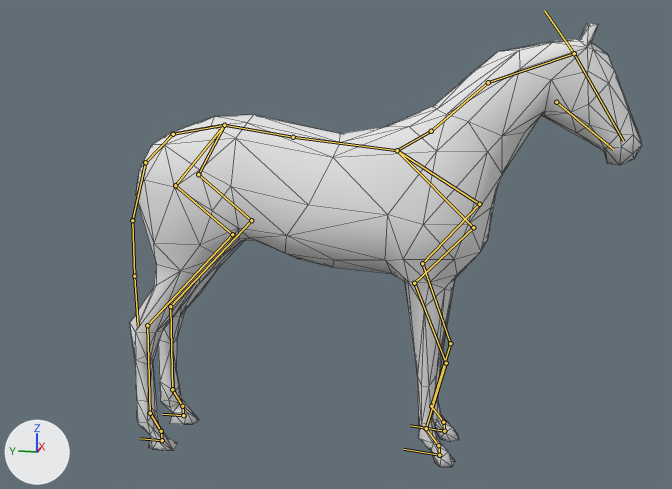
Two versions of the Blender file Assets/Models/horse_rigged.blend, one commit apart.
Rendered twice from a camera (50 mm lens) standing at (-20.81, -4.39, 4.94) and looking at (-0.14, -0.26, -0.23). Arrows for +X, +Y and +Z are at lower left; the lights stay in place. Both versions are drawn at frame 30 of the action 'JumpLeft'; the numbers are the values there. The bones that bend it are drawn over the model as lines. Mesh edges are drawn as thin lines.
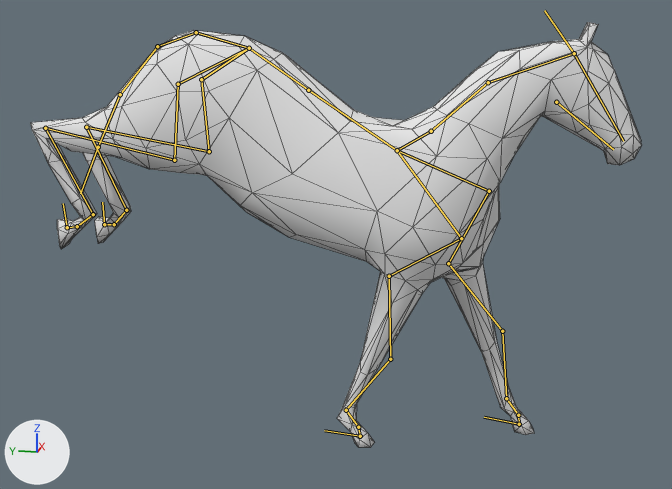
Commit message: jump ani WIP

What differs and where, as boxes [x1, y1, x2, y2] in the pictures (672 x 489 px):
'Cube', posed (19% wider)
    before: [130, 22, 642, 467]
    after: [31, 22, 642, 447]
bone 'Rückenwirbel1', root to tip
    before: (397, 150) to (293, 137)
    after: (397, 150) to (308, 90)
bone 'Rückenwirbel2', root to tip
    before: (293, 137) to (224, 125)
    after: (308, 90) to (249, 48)
bone 'Hüfte.L', root to tip
    before: (198, 174) to (251, 220)
    after: (201, 79) to (209, 151)
bone 'Oberschenkel.L', root to tip
    before: (251, 220) to (170, 306)
    after: (209, 151) to (86, 127)
bone 'Unterschenkel.L', root to tip
    before: (170, 306) to (172, 389)
    after: (86, 127) to (126, 210)
bone 'FesselHinten.L', root to tip
    before: (172, 389) to (182, 406)
    after: (126, 210) to (114, 224)
bone 'HufHinten.L', root to tip
    before: (182, 406) to (183, 415)
    after: (114, 224) to (104, 224)
bone 'Hüfte.R', root to tip
    before: (175, 185) to (232, 234)
    after: (178, 84) to (174, 160)
bone 'Oberschenkel.R', root to tip
    before: (232, 234) to (147, 325)
    after: (174, 160) to (45, 128)
bone 'Unterschenkel.R', root to tip
    before: (147, 325) to (150, 413)
    after: (45, 128) to (93, 214)
bone 'FesselHinten.R', root to tip
    before: (150, 413) to (161, 431)
    after: (93, 214) to (77, 226)
bone 'Schulter.L', root to tip
    before: (397, 150) to (479, 204)
    after: (397, 150) to (489, 191)
bone 'Oberarm.L', root to tip
    before: (479, 204) to (422, 263)
    after: (489, 191) to (448, 263)
bone 'Elle.L', root to tip
    before: (422, 263) to (450, 343)
    after: (448, 263) to (502, 331)
bone 'FesselVorne.L', root to tip
    before: (431, 406) to (443, 422)
    after: (506, 398) to (518, 415)
bone 'Schulter.R', root to tip
    before: (397, 150) to (473, 227)
    after: (397, 150) to (461, 238)
bone 'Oberarm.R', root to tip
    before: (473, 227) to (414, 283)
    after: (461, 238) to (389, 276)
bone 'Elle.R', root to tip
    before: (414, 283) to (446, 363)
    after: (389, 276) to (390, 359)
bone 'Röhrbein.R', root to tip
    before: (446, 363) to (426, 428)
    after: (390, 359) to (346, 410)
bone 'FesselVorne.R', root to tip
    before: (426, 428) to (438, 445)
    after: (346, 410) to (358, 427)

The change, as a list of edits to the scene's bpy script:
```text
Change bone_rückenwirbel1:
    where bone_rückenwirbel1 = bpy.data.objects['Armature'].pose.bones['Rückenwirbel1']  # child of 'Root'
    bone_rückenwirbel1.rotation_quaternion: (1.0, 0.0, 0.0, 0.0) -> (0.972, 0.234, 0.0, 0.0)  # degrees (0, 0, 0) -> degrees (27, 0, 0)
Change bone_rückenwirbel2:
    where bone_rückenwirbel2 = bpy.data.objects['Armature'].pose.bones['Rückenwirbel2']  # child of 'Rückenwirbel1'
    bone_rückenwirbel2.rotation_quaternion: (1.0, 0.0, 0.0, 0.0) -> (1.0, -0.012, 0.0, 0.0)  # degrees (0, 0, 0) -> degrees (-1, 0, 0)
Change bone_hüfte_l:
    where bone_hüfte_l = bpy.data.objects['Armature'].pose.bones['Hüfte.L']  # child of 'Bone.008'
    bone_hüfte_l.rotation_quaternion: (1.0, 0.0, 0.0, 0.0) -> (0.984, -0.049, -0.004, 0.17)  # degrees (0, 0, 0) -> degrees (-6, 0, 20)
Change bone_oberschenkel_l:
    where bone_oberschenkel_l = bpy.data.objects['Armature'].pose.bones['Oberschenkel.L']  # child of 'Hüfte.L'
    bone_oberschenkel_l.rotation_quaternion: (1.0, 0.0, 0.0, 0.0) -> (0.996, 0.089, 0.0, 0.0)  # degrees (0, 0, 0) -> degrees (10, 0, 0)
Change bone_unterschenkel_l:
    where bone_unterschenkel_l = bpy.data.objects['Armature'].pose.bones['Unterschenkel.L']  # child of 'Oberschenkel.L'
    bone_unterschenkel_l.rotation_quaternion: (1.0, 0.0, 0.0, 0.0) -> (0.753, -0.658, 0.0, 0.0)  # degrees (0, 0, 0) -> degrees (-82, 0, 0)
Change bone_fesselhinten_l:
    where bone_fesselhinten_l = bpy.data.objects['Armature'].pose.bones['FesselHinten.L']  # child of 'Unterschenkel.L'
    bone_fesselhinten_l.rotation_quaternion: (1.0, 0.0, 0.0, 0.0) -> (0.646, 0.763, 0.0, 0.0)  # degrees (0, 0, 0) -> degrees (100, 0, 0)
Change bone_hufhinten_l:
    where bone_hufhinten_l = bpy.data.objects['Armature'].pose.bones['HufHinten.L']  # child of 'FesselHinten.L'
    bone_hufhinten_l.rotation_quaternion: (1.0, 0.0, 0.0, 0.0) -> (0.991, 0.135, 0.0, 0.0)  # degrees (0, 0, 0) -> degrees (15, 0, 0)
Change bone_hüfte_r:
    where bone_hüfte_r = bpy.data.objects['Armature'].pose.bones['Hüfte.R']  # child of 'Bone.009'
    bone_hüfte_r.rotation_quaternion: (1.0, 0.0, 0.0, 0.0) -> (0.965, -0.078, 0.001, -0.252)  # degrees (0, 0, 0) -> degrees (-9, -2, -29)
Change bone_oberschenkel_r:
    where bone_oberschenkel_r = bpy.data.objects['Armature'].pose.bones['Oberschenkel.R']  # child of 'Hüfte.R'
    bone_oberschenkel_r.rotation_quaternion: (1.0, 0.0, 0.0, 0.0) -> (1.0, 0.022, 0.0, 0.0)  # degrees (0, 0, 0) -> degrees (3, 0, 0)
Change bone_unterschenkel_r:
    where bone_unterschenkel_r = bpy.data.objects['Armature'].pose.bones['Unterschenkel.R']  # child of 'Oberschenkel.R'
    bone_unterschenkel_r.rotation_quaternion: (1.0, 0.0, 0.0, 0.0) -> (0.72, -0.694, 0.0, 0.0)  # degrees (0, 0, 0) -> degrees (-88, 0, 0)
Change bone_fesselhinten_r:
    where bone_fesselhinten_r = bpy.data.objects['Armature'].pose.bones['FesselHinten.R']  # child of 'Unterschenkel.R'
    bone_fesselhinten_r.rotation_quaternion: (1.0, 0.0, 0.0, 0.0) -> (0.544, 0.839, 0.0, 0.0)  # degrees (0, 0, 0) -> degrees (114, 0, 0)
Change bone_schulter_l:
    where bone_schulter_l = bpy.data.objects['Armature'].pose.bones['Schulter.L']  # child of 'Root'
    bone_schulter_l.rotation_quaternion: (1.0, 0.0, 0.0, 0.0) -> (0.997, 0.052, -0.033, -0.051)  # degrees (0, 0, 0) -> degrees (6, -3, -6)
Change bone_oberarm_l:
    where bone_oberarm_l = bpy.data.objects['Armature'].pose.bones['Oberarm.L']  # child of 'Schulter.L'
    bone_oberarm_l.rotation_quaternion: (1.0, 0.0, 0.0, 0.0) -> (0.999, -0.048, 0.008, 0.009)  # degrees (0, 0, 0) -> degrees (-6, 1, 1)
Change bone_elle_l:
    where bone_elle_l = bpy.data.objects['Armature'].pose.bones['Elle.L']  # child of 'Oberarm.L'
    bone_elle_l.rotation_quaternion: (1.0, 0.0, 0.0, 0.0) -> (0.999, -0.042, 0.002, -0.001)  # degrees (0, 0, 0) -> degrees (-5, 0, 0)
Change bone_fesselvorne_l:
    where bone_fesselvorne_l = bpy.data.objects['Armature'].pose.bones['FesselVorne.L']  # child of 'Röhrbein.L'
    bone_fesselvorne_l.rotation_quaternion: (1.0, 0.0, 0.0, 0.0) -> (0.984, 0.176, 0.007, 0.005)  # degrees (0, 0, 0) -> degrees (20, 1, 1)
Change bone_schulter_r:
    where bone_schulter_r = bpy.data.objects['Armature'].pose.bones['Schulter.R']  # child of 'Root'
    bone_schulter_r.rotation_quaternion: (1.0, 0.0, 0.0, 0.0) -> (0.997, -0.046, -0.032, -0.047)  # degrees (0, 0, 0) -> degrees (-5, -4, -5)
Change bone_oberarm_r:
    where bone_oberarm_r = bpy.data.objects['Armature'].pose.bones['Oberarm.R']  # child of 'Schulter.R'
    bone_oberarm_r.rotation_quaternion: (1.0, 0.0, 0.0, 0.0) -> (0.998, 0.059, 0.009, 0.003)  # degrees (0, 0, 0) -> degrees (7, 1, 0)
Change bone_elle_r:
    where bone_elle_r = bpy.data.objects['Armature'].pose.bones['Elle.R']  # child of 'Oberarm.R'
    bone_elle_r.rotation_quaternion: (1.0, 0.0, 0.0, 0.0) -> (0.999, 0.045, 0.002, 0.001)  # degrees (0, 0, 0) -> degrees (5, 0, 0)
Change bone_röhrbein_r:
    where bone_röhrbein_r = bpy.data.objects['Armature'].pose.bones['Röhrbein.R']  # child of 'Elle.R'
    bone_röhrbein_r.rotation_quaternion: (1.0, 0.0, 0.0, 0.0) -> (1.0, 0.025, 0.0, 0.0)  # degrees (0, 0, 0) -> degrees (3, 0, 0)
Change bone_fesselvorne_r:
    where bone_fesselvorne_r = bpy.data.objects['Armature'].pose.bones['FesselVorne.R']  # child of 'Röhrbein.R'
    bone_fesselvorne_r.rotation_quaternion: (1.0, 0.0, 0.0, 0.0) -> (0.979, -0.202, -0.003, -0.001)  # degrees (0, 0, 0) -> degrees (-23, 0, 0)
```
